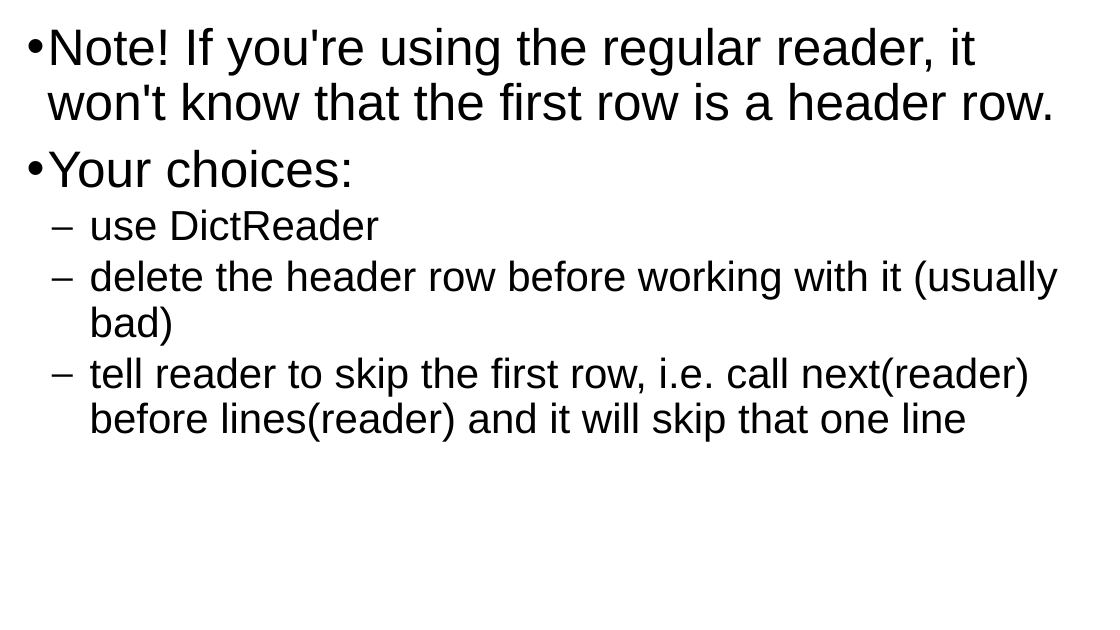
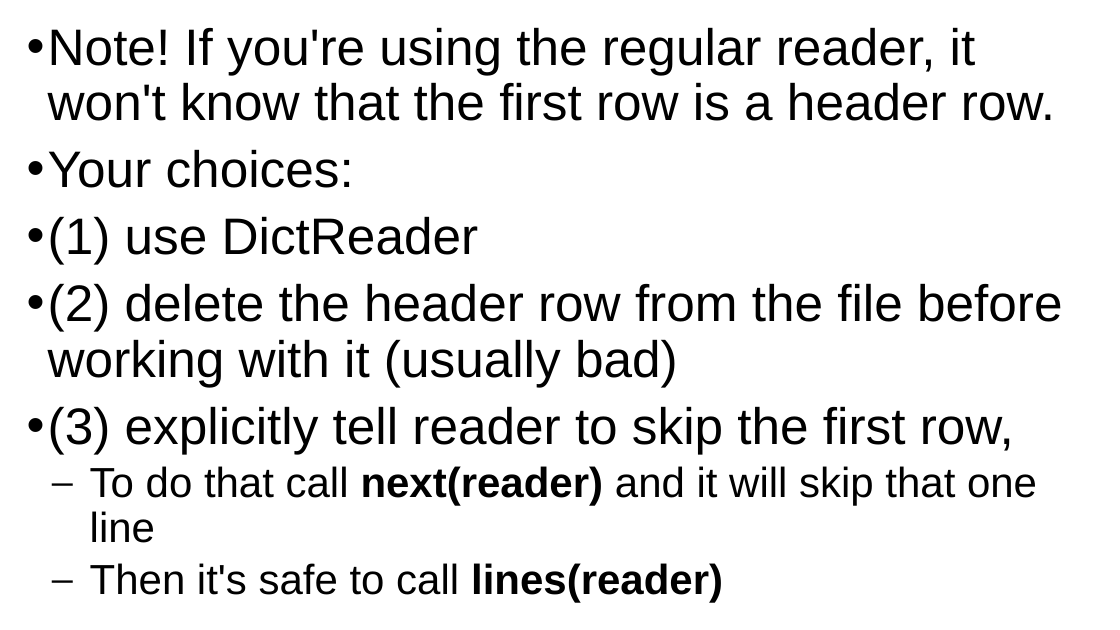
Before and after one commit to grimmelm/ctech404, a slide deck: slide 48 of ctech403/module_3/CTECH403 Module 3 - CSVs.pptx (slide 47 before the commit). Drawn at 1120x630 pixels with LibreOffice and Linux fonts; fonts in the diff are those of the drawing. Boxes give left, top, right and bottom in pixels: in the first picture for what was removed or moved away, otherwise in the second. Text is boxed around its words. In the diff, an @@ line names an element or a change of style, - is before the commit and + after.

```diff
--- a/ctech403/module_3/CTECH403 Module 3 - CSVs.pptx
+++ b/ctech403/module_3/CTECH403 Module 3 - CSVs.pptx
@@ text at (48, 216, 1062, 602): text changed; size 36 to 44 pt @@
-  ⎯ use DictReader
-  ⎯ delete the header row before working with it (usually bad)
-  ⎯ tell reader to skip the first row, i.e. call next(reader) before lines(reader) and it will skip that one line
+• (1) use DictReader
+• (2) delete the header row from the file before working with it (usually bad)
+• (3) explicitly tell reader to skip the first row,
+  ⎯ To do that call next(reader) and it will skip that one line
+  ⎯ Then it's safe to call lines(reader)
```
Also in this commit, not shown: 7 other slides changed, 10 slides added, 8 slides removed, 9 other files.
